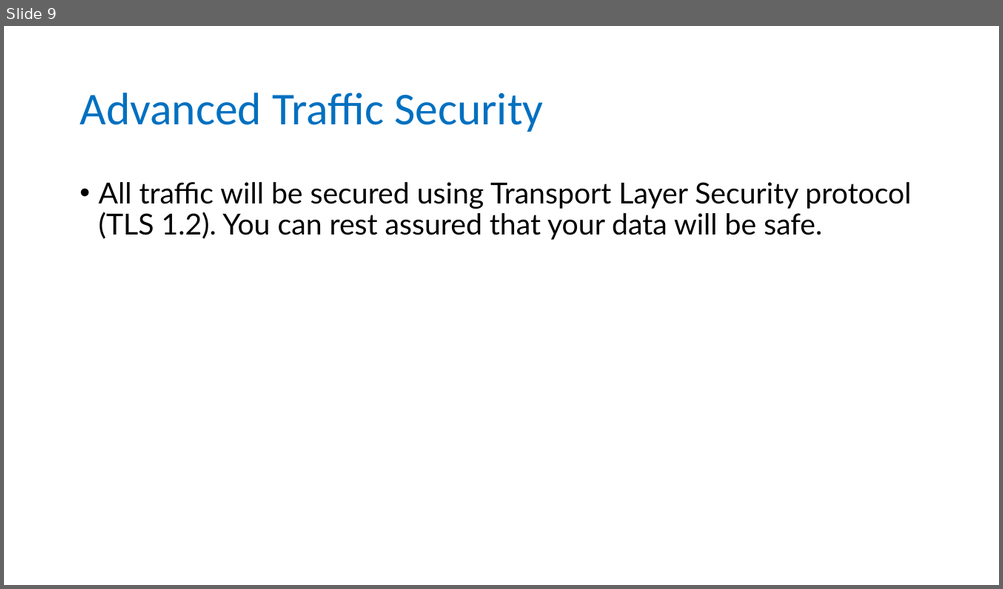
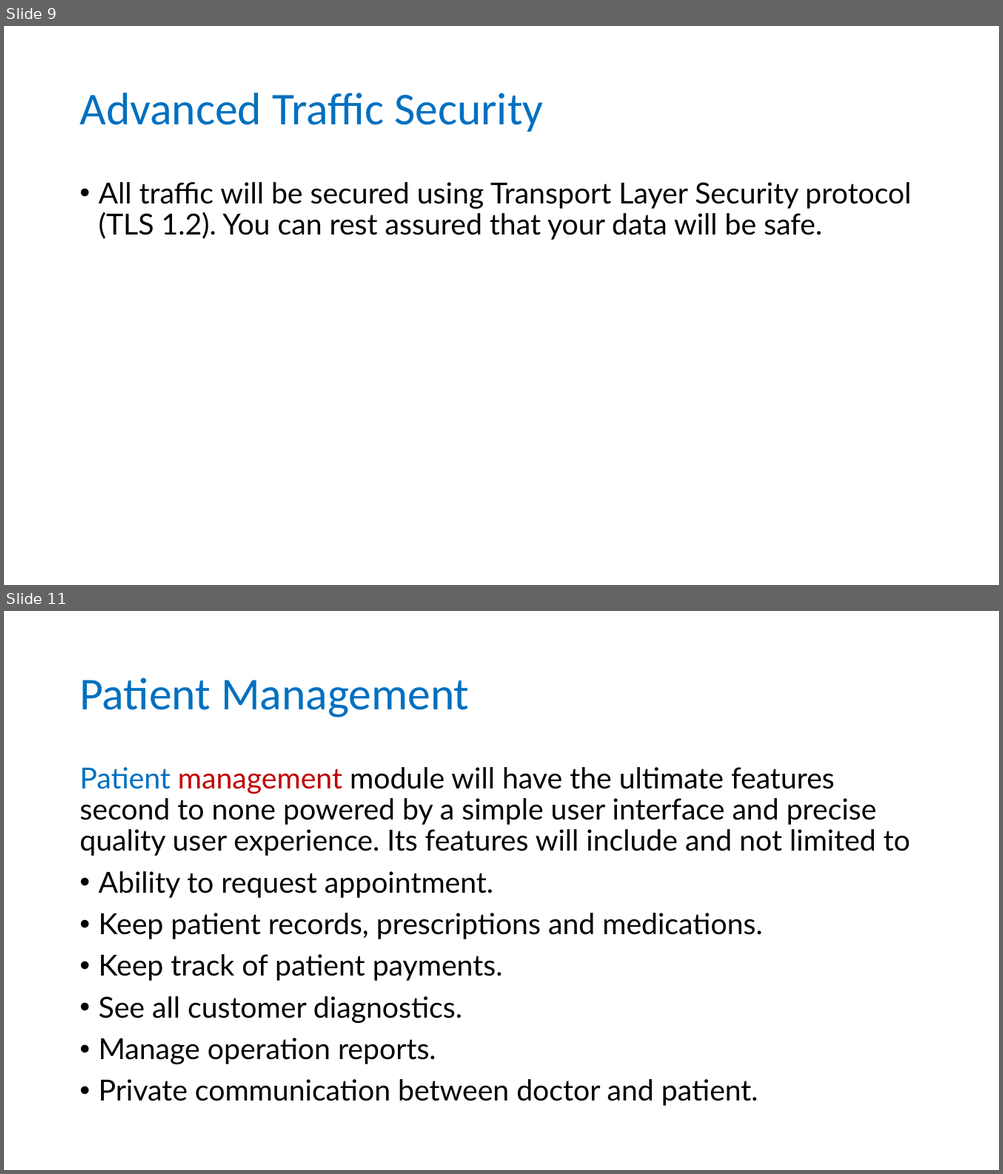
Before and after one commit to calnexus/backups, a slide deck: Calnexus Solutions.pptx. Shown one above the other, each under a label of ours: slide 9 before the commit, slides 9 and 11 after it; the slides between them are not shown. The pictures are 1003x589 and 1003x1174 pixels, drawn with LibreOffice and Linux fonts; fonts in the diff are those of the drawing; background and template pictures are left out. Boxes give left, top, right and bottom in pixels: in the first picture for what was removed or moved away, otherwise in the second. Text is boxed around its words. In the diff, an @@ line names an element or a change of style, - is before the commit and + after.

```diff
--- a/Calnexus Solutions.pptx
+++ b/Calnexus Solutions.pptx
@@ slide 11 added at (4,611,999,1170), background #FFFFFF @@
@@ title added at (79,678,469,718), 44 pt, text #0070C0 @@
+Patient Management
@@ text added at (79,767,910,1106), 28 pt, text #000000 @@
+Patient management module will have the ultimate features second to none powered by a simple user interface and precise quality user experience. Its features will include and not limited to
+• Ability to request appointment.
+• Keep patient records, prescriptions and medications.
+• Keep track of patient payments.
+• See all customer diagnostics.
+• Manage operation reports.
+• Private communication between doctor and patient.
```
Also in this commit, not shown: 6 slides changed, 2 other slides added, 2 other files.
